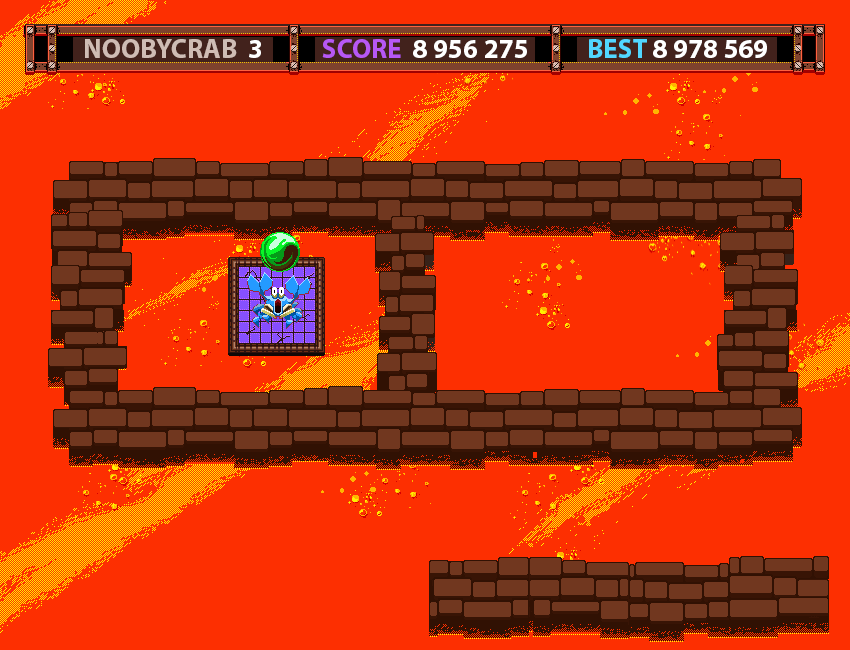
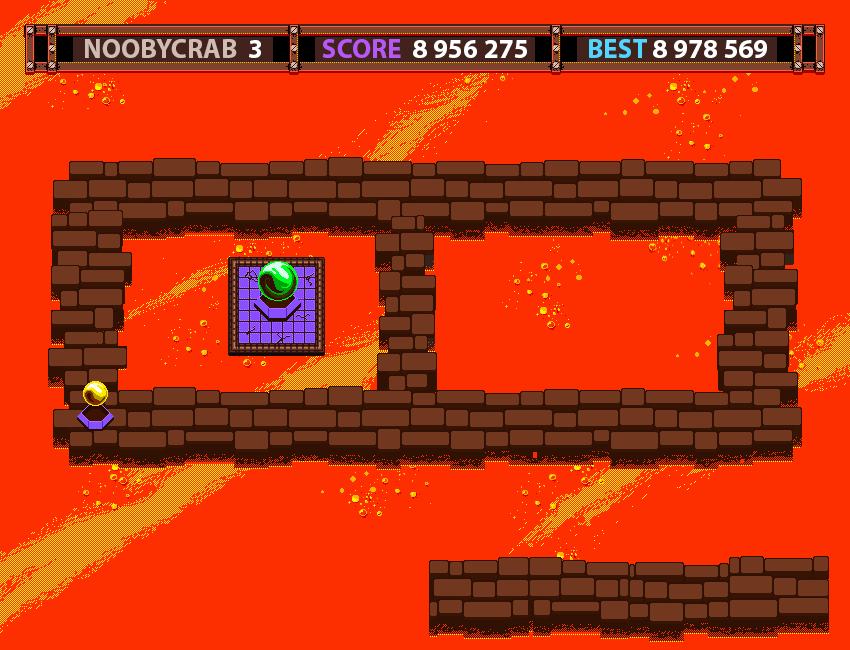
Layer changes from the first 850 x 650 image to the second:
removed layer "Layer 42" from group "opale" over [260, 232, 300, 272]
added layer "biggem" in group "opale" over [258, 261, 298, 301]
added layer "bighotel" in group "opale" over [254, 285, 301, 321]
added layer "tinygem" in group "opale" over [83, 381, 108, 406]
added layer "tinyhitel" in group "opale" over [77, 403, 114, 431]
hid "player06walk" over [247, 272, 311, 329]
